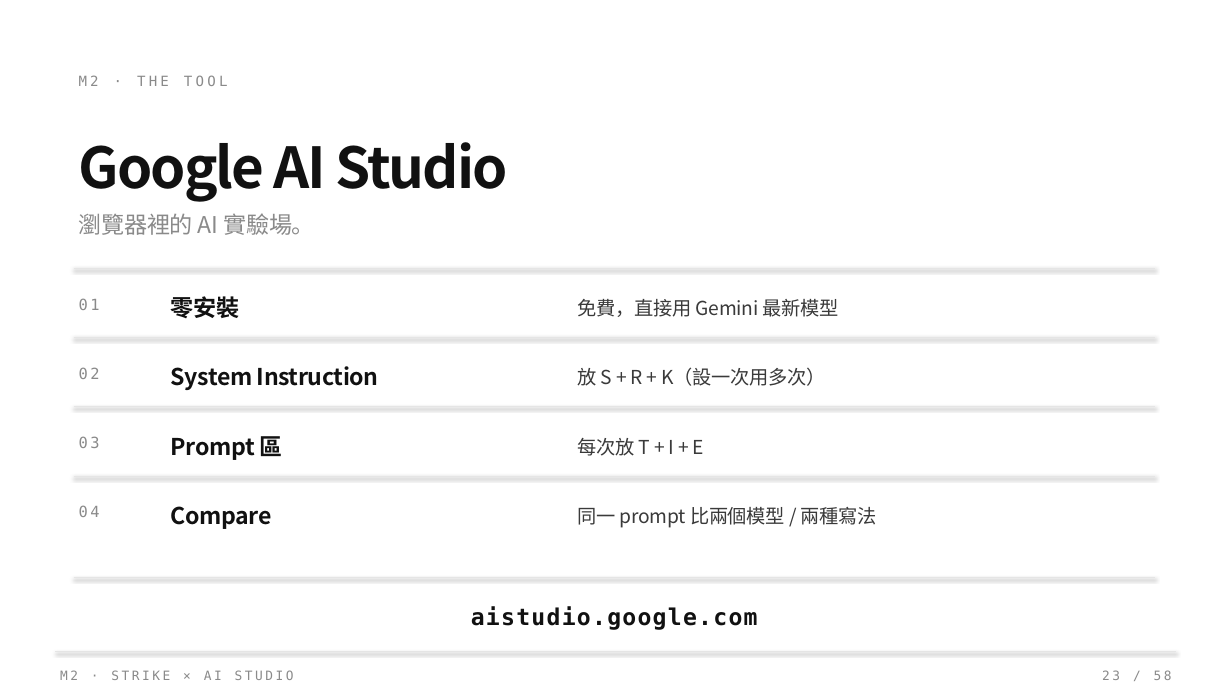
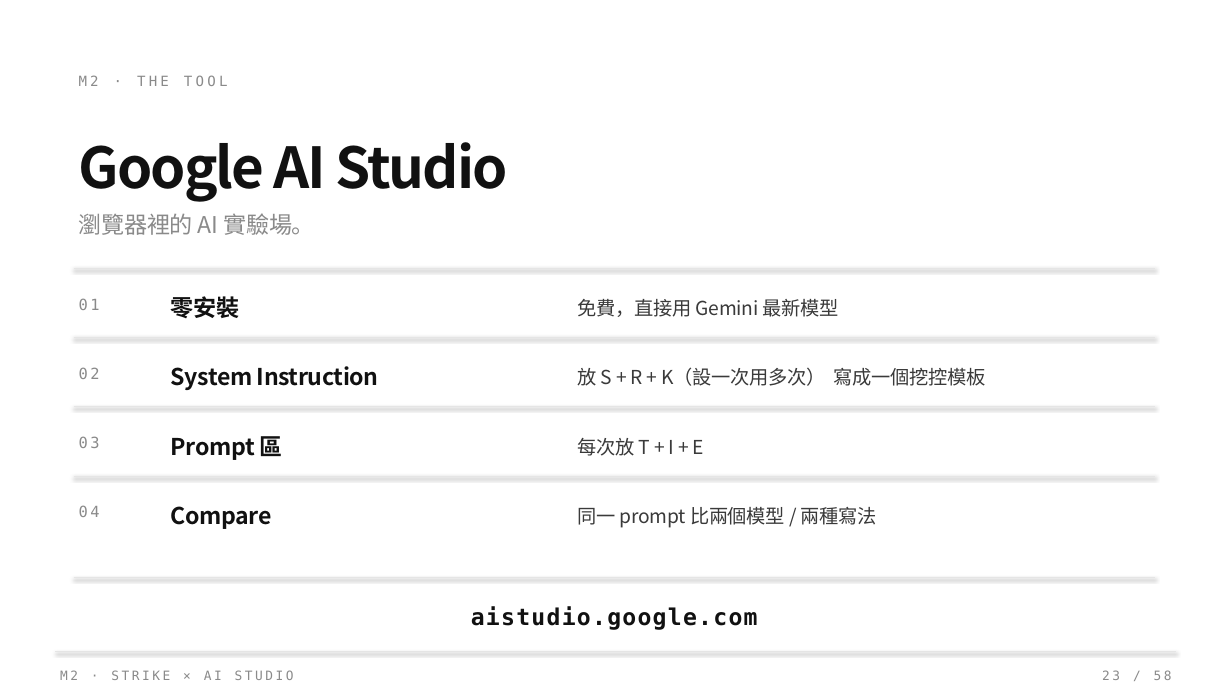
Before and after one commit to Zenobia000/SDD-agent-coding-beginner, a slide deck: slide 23 of class_plan/vibe_coding_workshop.pptx. Drawn at 1232x693 pixels with LibreOffice and Linux fonts; fonts in the diff are those of the drawing. Boxes give left, top, right and bottom in pixels: in the first picture for what was removed or moved away, otherwise in the second. Text is boxed around its words. In the diff, an @@ line names an element or a change of style, - is before the commit and + after.

```diff
--- a/class_plan/vibe_coding_workshop.pptx
+++ b/class_plan/vibe_coding_workshop.pptx
@@ text at [577,367,986,386]: text changed @@
-放 S + R + K（設一次用多次）
+放 S + R + K（設一次用多次） 寫成一個挖控模板
```
Also in this commit, not shown: 3 other slides changed.
